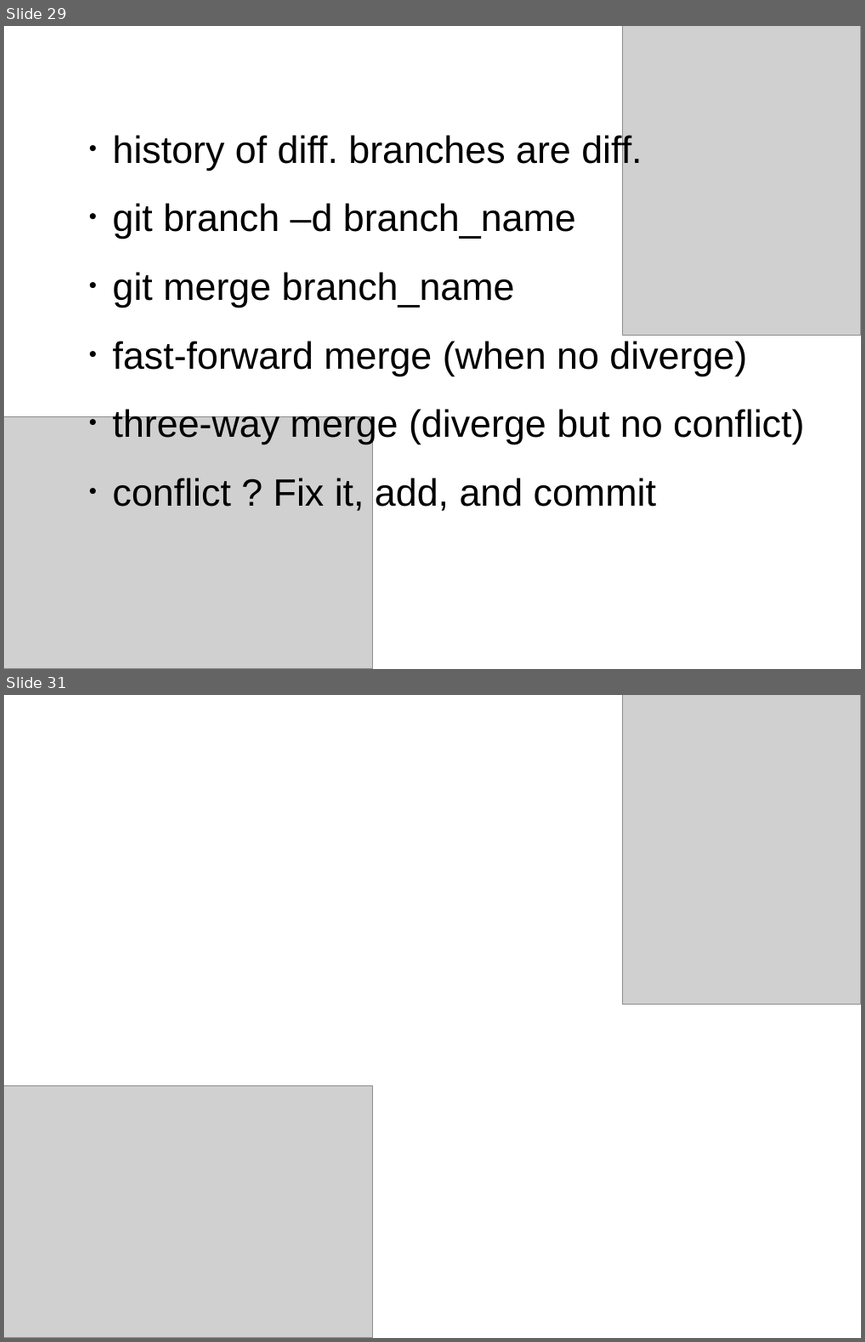
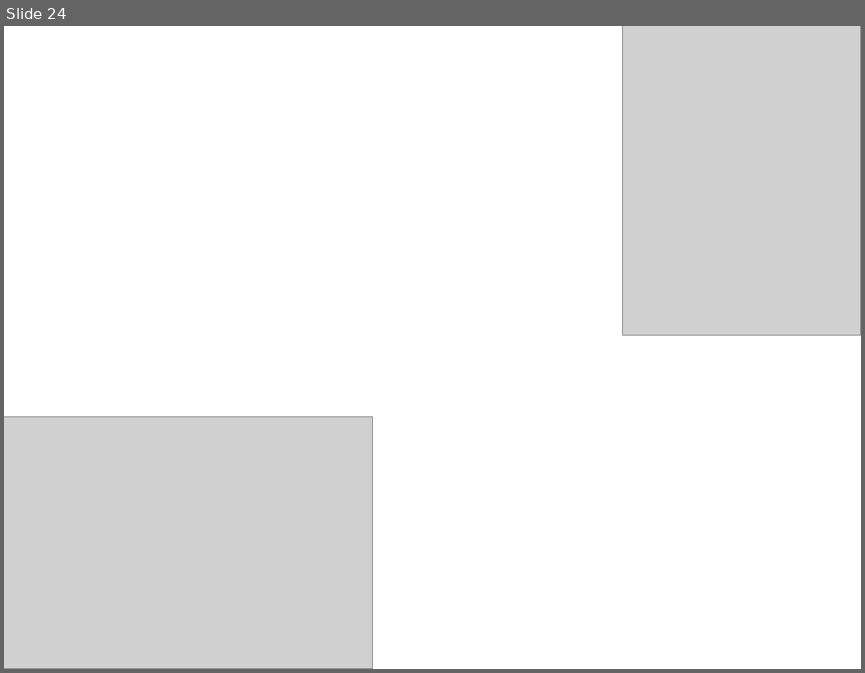
Before and after one commit to NCKU-BDA-2020/TA_Git_GitHub, a slide deck: TA_Class_III.pptx. Shown one above the other, each under a label of ours: slides 29 and 31 before the commit, slide 24 after it; the slides between them are not shown. The pictures are 865x1342 and 865x673 pixels, drawn with LibreOffice and Linux fonts; fonts in the diff are those of the drawing; grey boxes stand for pictures. Boxes give left, top, right and bottom in pixels: in the first picture for what was removed or moved away, otherwise in the second. Text is boxed around its words. In the diff, an @@ line names an element or a change of style, - is before the commit and + after.

```diff
--- a/TA_Class_III.pptx
+++ b/TA_Class_III.pptx
@@ slide 29 removed at (4,26,861,669), background #FFFFFF @@
@@ picture removed at (623,26,861,335) @@
@@ text removed at (75,133,804,510) @@
-．history of diff. branches are diff.
-．git branch –d branch_name
-．git merge branch_name
-．fast-forward merge (when no diverge)
-．three-way merge (diverge but no conflict)
-．conflict ? Fix it, add, and commit
@@ picture removed at (4,417,372,669) @@
@@ what was slide 31 is now slide 24 @@
```
Also in this commit, not shown: 11 slides changed, 14 other slides removed.
